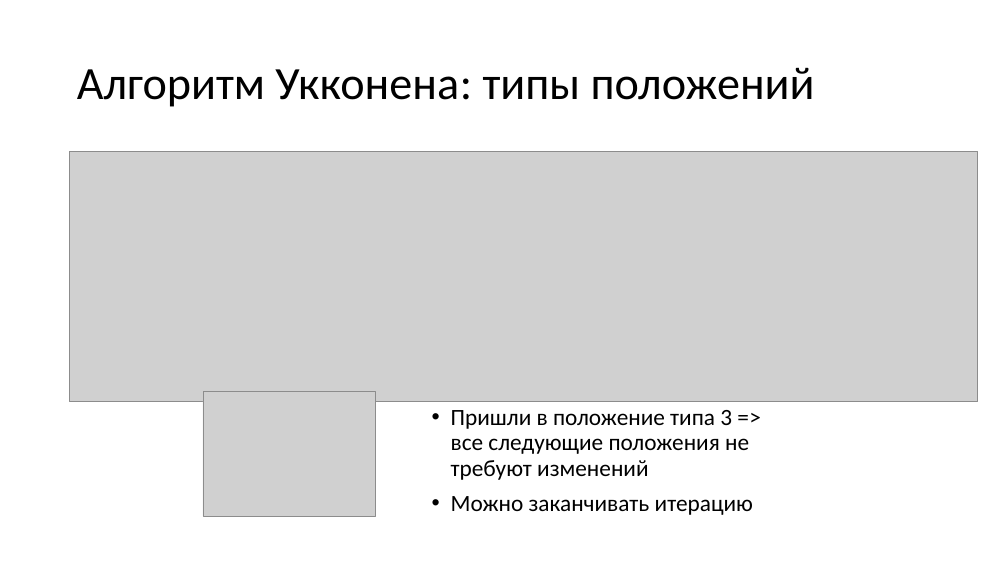
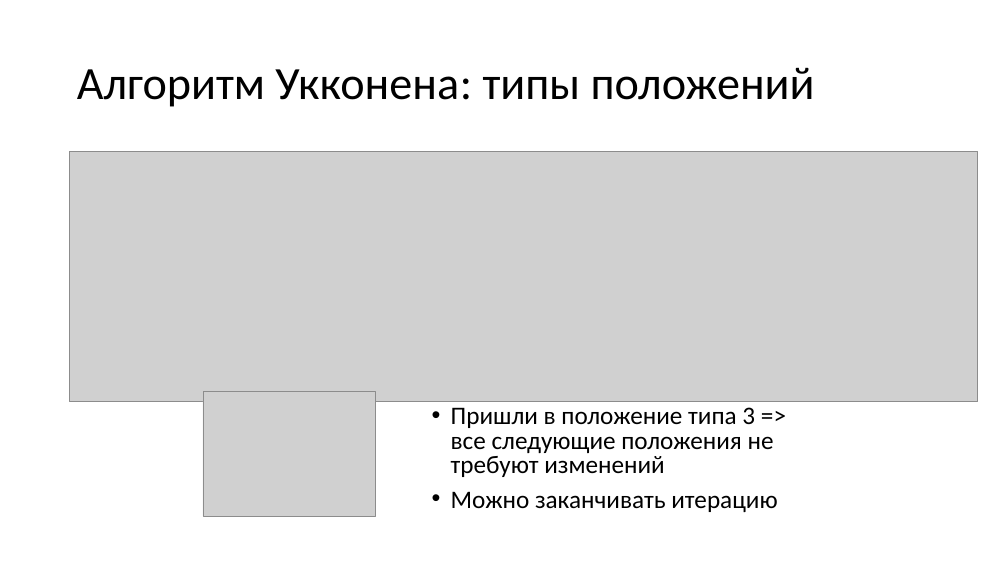
Before and after one commit to Pompon-Den/Suff-Tree-Algorithm-Ykkonen, a slide deck: slide 10 of Algorithm Ykkonena.pptx. Drawn at 1008x567 pixels with LibreOffice and Linux fonts; fonts in the diff are those of the drawing; grey boxes stand for pictures. Boxes give left, top, right and bottom in pixels: in the first picture for what was removed or moved away, otherwise in the second. Text is boxed around its words. In the diff, an @@ line names an element or a change of style, - is before the commit and + after.

```diff
--- a/Algorithm Ykkonena.pptx
+++ b/Algorithm Ykkonena.pptx
@@ text "Пришли в положение типа 3 ..." at [451,407,777,512]: size 22.2 to 24 pt; line spacing 0.9 to 0.8 @@
```
Also in this commit, not shown: 11 other slides changed, 1 slide removed, 1 other file.
